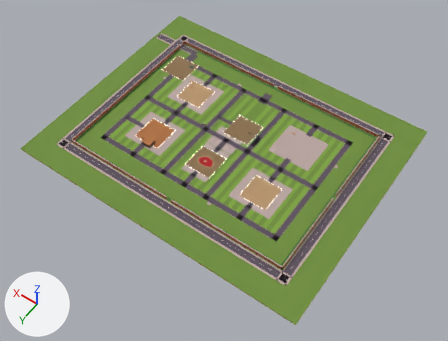
The glTF model public/assets/layouts/D-ZOO.base.glb, before and after one commit.
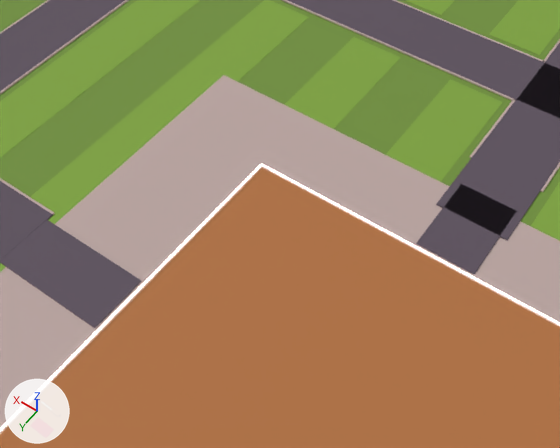
Each version is shown whole from a 50 mm lens placed at (-221.1, 313.2, 443.8), pointed at (-11.9, 20.2, -16.5), then close up from a 50 mm lens placed at (52.1, 46.3, 38.8), pointed at (68.7, 23.2, 2.5). Every picture has the same lights, and +X, +Y and +Z are marked at lower left. The older version's two pictures come first. Where no turn or scale is listed for an object, it has been applied to the vertices. Vertices at exactly the same position are counted once.

Objects in the first close-up: 'emi_picketWhite', 'pal_asphalt', 'pal_foliage', 'pal_grass', 'pal_sidewalk', 'pal_woodWarm' and 1 more.
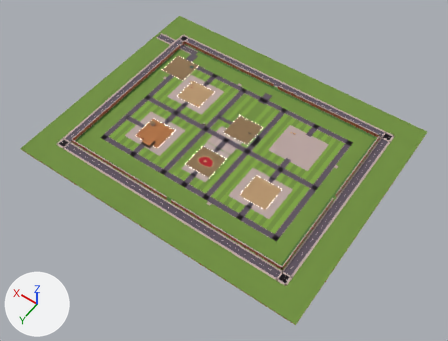
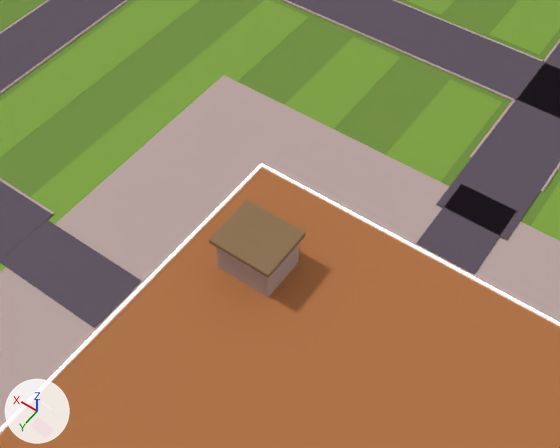
Where the newer file only moved an object's origin or applied its transform, the numbers keep the older frame.

Pixel boxes (x1, y1, x2, y2) of what changed, in the close-ups (560 x 448 px):
'pal_khakiSeam', reshaped (not visible before)
    after: (209, 200, 306, 278)
part 2 of me_cube_010, added (brown)
    after: (216, 244, 299, 297)

What the commit changed:
me_cube_1819 is used by ob_pal_khakiseam; location (0.0, 32.0, 0.14).
me_cube_1819 had 72 vertices, 132 faces and spanned x -19.5..109.5, y -98.5..13.5, z 0.0.
me_cube_1819 now has 96 vertices, 176 faces and spans x -19.5..109.5, y -98.5..13.5, z 0.0..2.9.
me_cube_1819 part 1: the loose piece of 24 vertices spanning x -13.5..13.5, y -13.5..13.5, z 0.0 is copied, and the copy is scaled about its middle by (0.157, 0.134, 14), then moved by (69.0, -7.0, 2.7), in mat_pal_khakiseam (brown #8c704e); it spans x 66.8..71.2, y -8.9..-5.2, z 2.5..2.9.
me_cube_010 is used by ob_pal_sidewalk; location (-78.0, 66.59, 0.06).
me_cube_010 had 3868 vertices, 6692 faces and spanned x -49.0..225.0, y -164.0..30.0, z 0.0..5.0.
me_cube_010 now has 3892 vertices, 6736 faces and spans x -49.0..225.0, y -164.0..30.0, z 0.0..5.0.
me_cube_010 part 2: the loose piece of 24 vertices spanning x 117.0..159.0, y -54.0..-15.0, z 0.0 is copied, and the copy is scaled about its middle by (0.0866, 0.0801, 104), then moved by (9.0, -7.0, 1.0); it spans x 145.0..149.0, y -43.0..-40.0, z 0.0..3.0.
Other edits to the shape of me_cube_010 do not show in these pictures.
